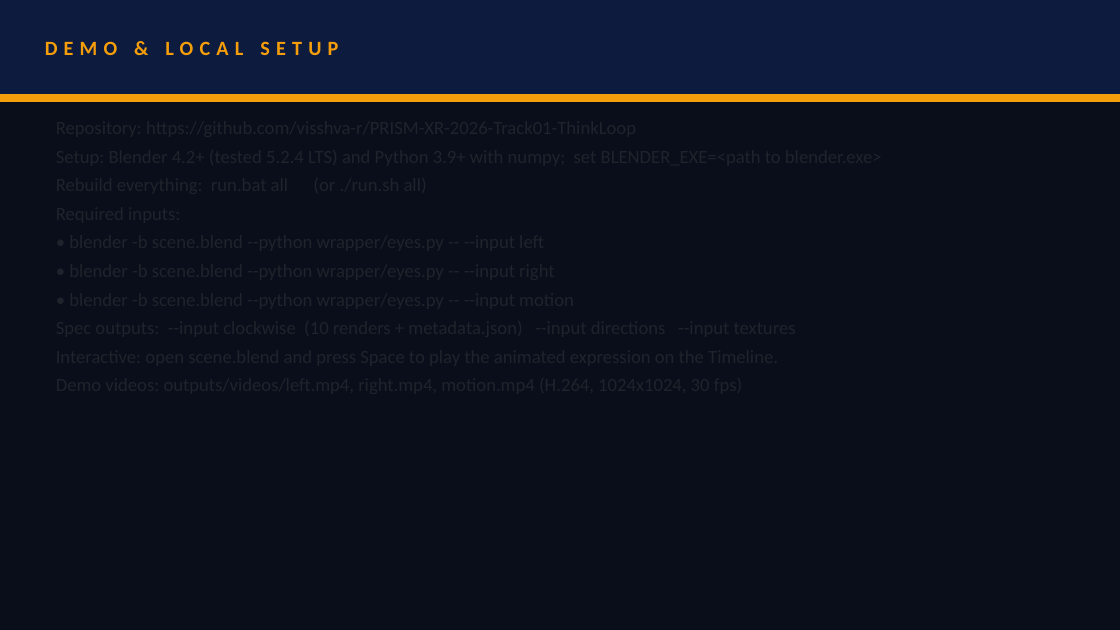
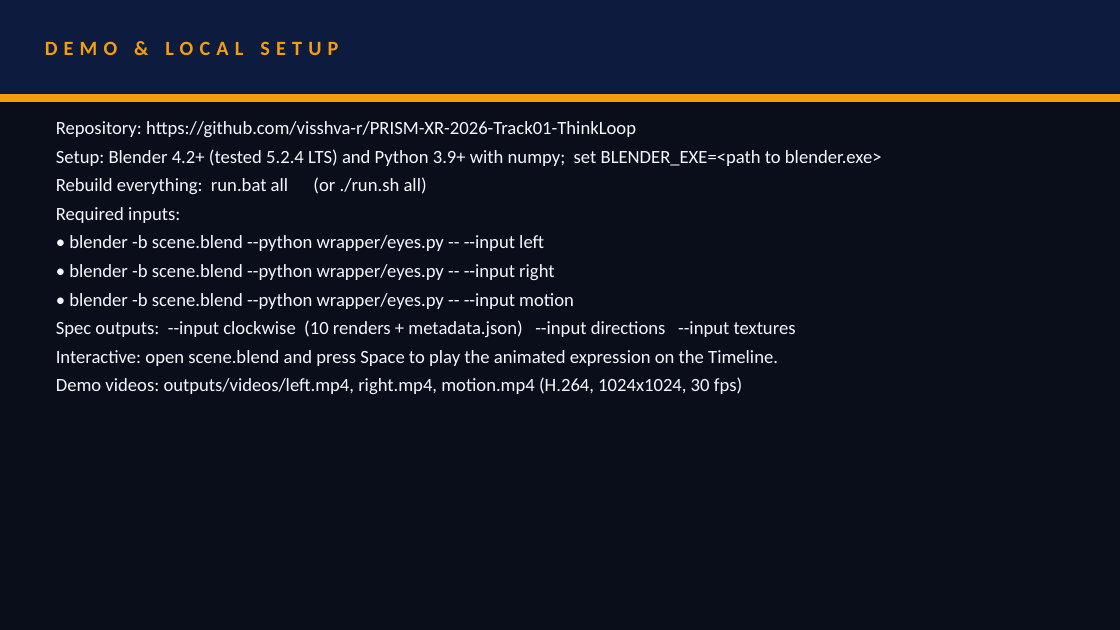
Before and after one commit to visshva-r/PRISM-XR-2026-Track01-ThinkLoop, a slide deck: slide 7 of docs/SRM Institute of Science and Technology_Think Loop.pptx. Drawn at 1120x630 pixels with LibreOffice and Linux fonts; fonts in the diff are those of the drawing. Boxes give left, top, right and bottom in pixels: in the first picture for what was removed or moved away, otherwise in the second. Text is boxed around its words. In the diff, an @@ line names an element or a change of style, - is before the commit and + after.

Commit message:
Fix submission deck: white text on navy template, readable title

```diff
--- a/docs/SRM Institute of Science and Technology_Think Loop.pptx
+++ b/docs/SRM Institute of Science and Technology_Think Loop.pptx
@@ text added at box(56, 121, 882, 394), 12 pt, text #F4F7FB @@
+Repository: https://github.com/visshva-r/PRISM-XR-2026-Track01-ThinkLoop
+Setup: Blender 4.2+ (tested 5.2.4 LTS) and Python 3.9+ with numpy; set BLENDER_EXE=<path to blender.exe>
+Rebuild everything: run.bat all (or ./run.sh all)
+Required inputs:
+• blender -b scene.blend --python wrapper/eyes.py -- --input left
+• blender -b scene.blend --python wrapper/eyes.py -- --input right
+• blender -b scene.blend --python wrapper/eyes.py -- --input motion
+Spec outputs: --input clockwise (10 renders + metadata.json) --input directions --input textures
+Interactive: open scene.blend and press Space to play the animated expression on the Timeline.
+Demo videos: outputs/videos/left.mp4, right.mp4, motion.mp4 (H.264, 1024x1024, 30 fps)
```
Also in this commit, not shown: 7 other slides changed, 1 other file.
